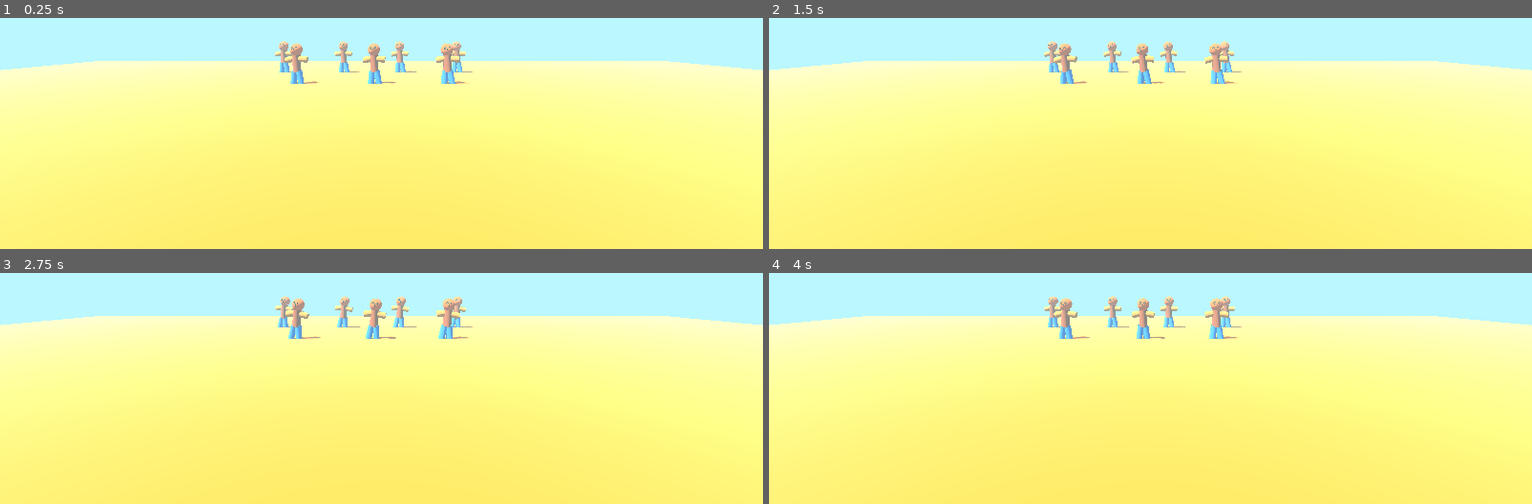
Above: before the commit, frames 1-4 (two rows, left to right).
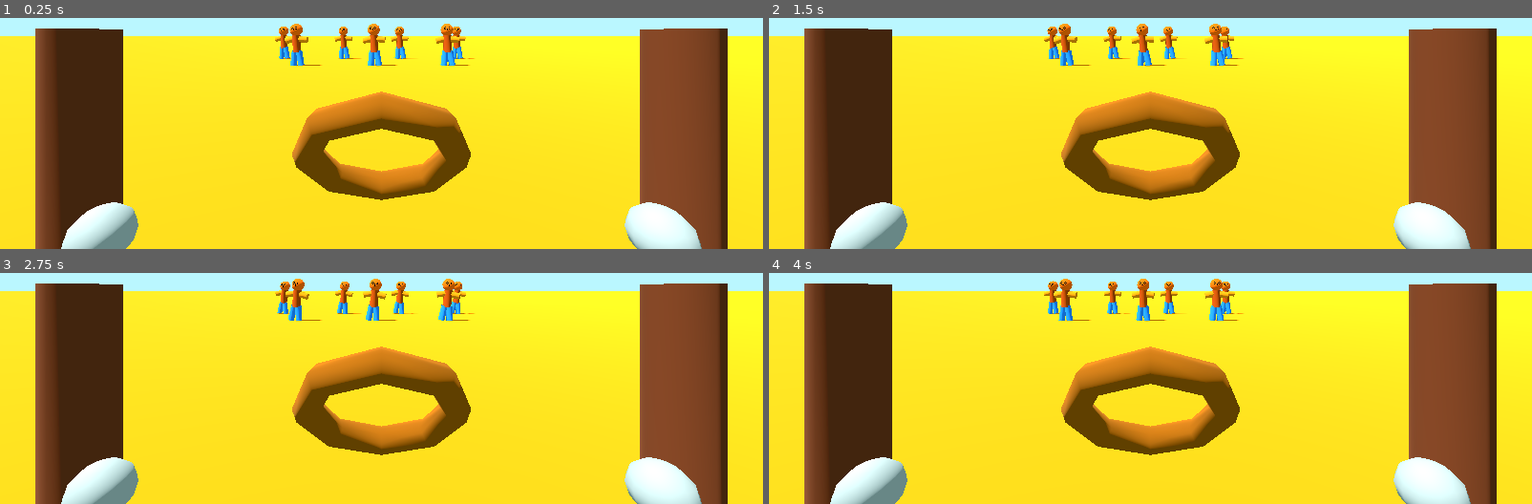
Above: after the commit, the same moments.

Repository: carterpiepenburg1/pumpkinchuckin-
Game: Godot game, scene res://Scenes/pumpkinchuckin.tscn
The game is run twice, just before and just after one commit, with the same random seed, the same clock (stepped at 60 frames per second) and the same inputs.
Inputs:
- Up to frame 1 (0.25 s): no input
- Up to frame 2 (1.5 s): no input
- Up to frame 3 (2.75 s): no input
- Up to frame 4 (4 s): no input

The runs differ from the first frame. In frame 1, 93% of the frame differs, in the area x 0-100%, y 2-100%; in frame 2, 93%; in frame 3, 93%; in frame 4, 93%.

Commit message:
Rope still broken

Diff:
--- a/Scenes/pumpkinchuckin.tscn
+++ b/Scenes/pumpkinchuckin.tscn
@@ -1,10 +1,11 @@
-[gd_scene load_steps=9 format=3 uid="uid://cnfyj80sfpkq3"]
+[gd_scene load_steps=13 format=3 uid="uid://cnfyj80sfpkq3"]
 
 [ext_resource type="Script" uid="uid://b0arcax67joif" path="res://Scripts/initializevr.gd" id="1_ua3oe"]
 [ext_resource type="Script" uid="uid://blp7t2rm6f3sg" path="res://Scripts/Player/player.gd" id="2_c37g7"]
 [ext_resource type="Script" uid="uid://dnxoog51swnsj" path="res://Scripts/Player/hand.gd" id="3_gfff3"]
 [ext_resource type="PackedScene" uid="uid://3bm4j61b1rvo" path="res://Scenes/Objects/enemy.tscn" id="5_3odlv"]
 [ext_resource type="PackedScene" uid="uid://cy6tf6pp8tta6" path="res://Scenes/Objects/vine.tscn" id="5_8o4mi"]
+[ext_resource type="Script" uid="uid://cf6yojo8rcx4y" path="res://Scripts/Slingshot/slingshot.gd" id="6_8o4mi"]
 
 [sub_resource type="Environment" id="Environment_2t1jq"]
 background_mode = 1
@@ -12,7 +13,7 @@
 fog_enabled = true
 fog_light_color = Color(0.73032373, 0.96586627, 0.9999998, 1)
 fog_sun_scatter = 0.5
-fog_density = 0.02
+fog_density = 0.0
 
 [sub_resource type="SphereShape3D" id="SphereShape3D_gfff3"]
 radius = 0.049555775
@@ -20,11 +21,21 @@
 [sub_resource type="StandardMaterial3D" id="StandardMaterial3D_3odlv"]
 albedo_color = Color(0.9137255, 0.44705883, 0, 1)
 
+[sub_resource type="StandardMaterial3D" id="StandardMaterial3D_8o4mi"]
+albedo_color = Color(0.35095242, 0.15484291, 0.07356518, 1)
+
+[sub_resource type="StandardMaterial3D" id="StandardMaterial3D_3n5g3"]
+albedo_color = Color(0.5019608, 0.25882354, 0, 1)
+
+[sub_resource type="CylinderShape3D" id="CylinderShape3D_8o4mi"]
+height = 0.5
+radius = 0.3
+
 [node name="Node3D" type="Node3D"]
 script = ExtResource("1_ua3oe")
 
 [node name="DirectionalLight3D" type="DirectionalLight3D" parent="."]
-transform = Transform3D(0.08686353, 0.8868179, -0.45388195, -0.15191406, 0.46206695, 0.873737, 0.9845694, -0.006944829, 0.17485687, 0, 0.9962975, 0)
+transform = Transform3D(0.08686353, 0.8868179, -0.45388195, -0.15191406, 0.46206695, 0.873737, 0.9845694, -0.006944829, 0.17485687, 0, 5.125532, 0)
 shadow_enabled = true
 
 [node name="WorldEnvironment" type="WorldEnvironment" parent="."]
@@ -35,7 +46,7 @@
 script = ExtResource("2_c37g7")
 
 [node name="XRCamera3D" type="XRCamera3D" parent="Player"]
-transform = Transform3D(1, 0, 0, 0, 1, 0, 0, 0, 1, 0, 1.7, 0)
+transform = Transform3D(1.0000002, 0, 0, 0, 1, 0, 0, 0, 1.0000002, 0, 1.3581047, 0)
 far = 400.0
 
 [node name="Left" type="XRController3D" parent="Player"]
@@ -67,43 +78,87 @@
 [node name="Enemies" type="Node3D" parent="."]
 
 [node name="Enemy" parent="Enemies" instance=ExtResource("5_3odlv")]
-transform = Transform3D(-0.12728967, 0, -0.99186563, 0, 0.9999999, 0, 0.9918657, 0, -0.12728964, -0.34657764, 0.40212262, -13.321085)
+transform = Transform3D(-0.12728967, 0, -0.99186563, 0, 0.9999999, 0, 0.9918657, 0, -0.12728964, -0.34657764, 0.99555767, -13.321085)
 
 [node name="Enemy2" parent="Enemies" instance=ExtResource("5_3odlv")]
-transform = Transform3D(-0.12728967, 0, -0.99186563, 0, 0.9999999, 0, 0.9918657, 0, -0.12728964, 3.1400938, 0.40212262, -13.321085)
+transform = Transform3D(-0.12728967, 0, -0.99186563, 0, 0.9999999, 0, 0.9918657, 0, -0.12728964, 3.1400938, 0.99555767, -13.321085)
 
 [node name="Enemy3" parent="Enemies" instance=ExtResource("5_3odlv")]
-transform = Transform3D(-0.12728967, 0, -0.99186563, 0, 0.9999999, 0, 0.9918657, 0, -0.12728964, -4.0380025, 0.40212262, -13.321085)
+transform = Transform3D(-0.12728967, 0, -0.99186563, 0, 0.9999999, 0, 0.9918657, 0, -0.12728964, -4.0380025, 0.99555767, -13.321085)
 
 [node name="Enemy4" parent="Enemies" instance=ExtResource("5_3odlv")]
-transform = Transform3D(-0.12728967, 0, -0.99186563, 0, 0.9999999, 0, 0.9918657, 0, -0.12728964, -2.3465776, 0.40212262, -17.321085)
+transform = Transform3D(-0.12728967, 0, -0.99186563, 0, 0.9999999, 0, 0.9918657, 0, -0.12728964, -2.3465776, 0.99555767, -17.321085)
 
 [node name="Enemy7" parent="Enemies" instance=ExtResource("5_3odlv")]
-transform = Transform3D(-0.12728967, 0, -0.99186563, 0, 0.9999999, 0, 0.9918657, 0, -0.12728964, 4.6534224, 0.40212262, -17.321085)
+transform = Transform3D(-0.12728967, 0, -0.99186563, 0, 0.9999999, 0, 0.9918657, 0, -0.12728964, 4.6534224, 0.99555767, -17.321085)
 
 [node name="Enemy5" parent="Enemies" instance=ExtResource("5_3odlv")]
-transform = Transform3D(-0.12728967, 0, -0.99186563, 0, 0.9999999, 0, 0.9918657, 0, -0.12728964, 1.1400938, 0.40212262, -17.321085)
+transform = Transform3D(-0.12728967, 0, -0.99186563, 0, 0.9999999, 0, 0.9918657, 0, -0.12728964, 1.1400938, 0.99555767, -17.321085)
 
 [node name="Enemy6" parent="Enemies" instance=ExtResource("5_3odlv")]
-transform = Transform3D(-0.12728967, 0, -0.99186563, 0, 0.9999999, 0, 0.9918657, 0, -0.12728964, -6.0380025, 0.40212262, -17.321085)
+transform = Transform3D(-0.12728967, 0, -0.99186563, 0, 0.9999999, 0, 0.9918657, 0, -0.12728964, -6.0380025, 0.99555767, -17.321085)
 
 [node name="Environment" type="Node3D" parent="."]
 
-[node name="Vine" parent="Environment" instance=ExtResource("5_8o4mi")]
-transform = Transform3D(-0.5, 0, -7.54979e-08, 0, 0.5, 0, 7.54979e-08, 0, -0.5, 1.5477991, -0.6471578, -0.5684005)
+[node name="Floor" type="CSGBox3D" parent="Environment"]
+transform = Transform3D(1, 0, 0, 0, 1, 0, 0, 0, 1, 0, -0.5, 0)
+material_override = SubResource("StandardMaterial3D_3odlv")
+size = Vector3(4000, 1, 4000)
 
-[node name="Vine3" parent="Environment" instance=ExtResource("5_8o4mi")]
-transform = Transform3D(0.5, 0, 0, 0, 0.5, 0, 0, 0, 0.5, -1.7715251, -0.6471578, -0.5684005)
+[node name="Vine" parent="." instance=ExtResource("5_8o4mi")]
+transform = Transform3D(-0.5, 0, -7.54979e-08, 0, 0.5, 0, 7.54979e-08, 0, -0.5, 1.7, 0, 0)
 
-[node name="Vine2" parent="Environment" instance=ExtResource("5_8o4mi")]
-transform = Transform3D(0.00034902245, 0, 0.49999985, 0, 0.5, 0, -0.49999985, 0, 0.00034902245, -0.007372141, -0.6471578, 1.7730088)
+[node name="Vine3" parent="." instance=ExtResource("5_8o4mi")]
+transform = Transform3D(0.5, 0, 0, 0, 0.5, 0, 0, 0, 0.5, -1.7, 0, 0)
 
-[node name="CSGBox3D" type="CSGBox3D" parent="Environment"]
-transform = Transform3D(1, 0, 0, 0, 1, 0, 0, 0, 1, 0, -1, 0)
-material_override = SubResource("StandardMaterial3D_3odlv")
-size = Vector3(50, 1, 50)
+[node name="Vine2" parent="." instance=ExtResource("5_8o4mi")]
+transform = Transform3D(0.00034902245, 0, 0.49999985, 0, 0.5, 0, -0.49999985, 0, 0.00034902245, 0, 0, 1.7)
+
+[node name="Slingshot" type="Node3D" parent="."]
+transform = Transform3D(1, 0, 0, 0, 1, 0, 0, 0, 1, 0, 0, -0.93379486)
+script = ExtResource("6_8o4mi")
+
+[node name="RightLog" type="CSGCylinder3D" parent="Slingshot"]
+transform = Transform3D(1, 0, 0, 0, 1, 0, 0, 0, 1, 1, 0.75, 0)
+material_override = SubResource("StandardMaterial3D_8o4mi")
+radius = 0.1
+height = 1.5
+
+[node name="LeftLog" type="CSGCylinder3D" parent="Slingshot"]
+transform = Transform3D(1, 0, 0, 0, 1, 0, 0, 0, 1, -1, 0.75, 0)
+material_override = SubResource("StandardMaterial3D_8o4mi")
+radius = 0.1
+height = 1.5
+
+[node name="RightRope" type="CSGCylinder3D" parent="Slingshot"]
+transform = Transform3D(-4.371139e-08, 0.99999994, 0, -1, -4.3711385e-08, 0, 0, 0, 1, 0.6, 1.082097, 0)
+visible = false
+material_override = SubResource("StandardMaterial3D_3n5g3")
+radius = 0.025
+height = 0.75
+
+[node name="LeftRope" type="CSGCylinder3D" parent="Slingshot"]
+transform = Transform3D(-4.371139e-08, -0.99999994, 0, 1, -4.3711385e-08, 0, 0, 0, 1, -0.6, 1.082097, 0)
+visible = false
+material_override = SubResource("StandardMaterial3D_3n5g3")
+radius = 0.025
+height = 0.75
+
+[node name="Sling" type="CSGTorus3D" parent="Slingshot"]
+transform = Transform3D(1, 0, 0, 0, -0.64278764, -0.76604444, 0, 0.76604444, -0.64278764, 0, 1.082097, 0)
+material_override = SubResource("StandardMaterial3D_3n5g3")
+inner_radius = 0.2
+outer_radius = 0.3
+
+[node name="SlingArea" type="Area3D" parent="Slingshot/Sling"]
+transform = Transform3D(1, 0, 0, 0, 1, 0, 0, 0, 1, 0, -0.12365246, 0.01870814)
+
+[node name="CollisionShape3D" type="CollisionShape3D" parent="Slingshot/Sling/SlingArea"]
+transform = Transform3D(1, 0, 0, 0, 1, 0, 0, 0, 1, 0, -0.08105409, -0.011571914)
+shape = SubResource("CylinderShape3D_8o4mi")
 
 [connection signal="button_pressed" from="Player/Left" to="Player" method="_on_left_button_pressed"]
 [connection signal="button_released" from="Player/Left" to="Player" method="_on_left_button_released"]
 [connection signal="button_pressed" from="Player/Right" to="Player" method="_on_right_button_pressed"]
 [connection signal="button_released" from="Player/Right" to="Player" method="_on_right_button_released"]
+[connection signal="area_entered" from="Slingshot/Sling/SlingArea" to="Slingshot" method="_on_sling_area_area_entered"]
--- a/Scripts/Player/player.gd
+++ b/Scripts/Player/player.gd
@@ -2,7 +2,6 @@
 
 #Left Hand
 @onready var leftHand = $Left
-
 
 #Right Hand
 @onready var rightHand = $Right
@@ -14,8 +13,9 @@
 func updateHand(hand):
 	if hand.handGripping:
 		var areas = hand.handArea.get_overlapping_areas()
-		if areas.size() > 0:
-			hand.grabbedArea = areas[0]
+		if areas.size() > 0 || hand.grabbedArea != null:
+			if hand.grabbedArea == null:
+				hand.grabbedArea = areas[0]
 
 			if !hand.setOffset:
 				hand.handOffset = hand.handArea.global_transform.affine_inverse() * hand.grabbedArea.global_transform
@@ -24,23 +24,33 @@
 			#When grabbing objects
 			if hand.grabbedArea.name == "PumpkinArea":
 				var pumpkin = hand.grabbedArea.get_parent()
-				pumpkin.global_transform = hand.handArea.global_transform * hand.handOffset
-				pumpkin.inHand = true
-				pumpkin.onVine = false
-				pumpkin.inSling = false
+				if pumpkin.inSling == false && pumpkin.flung == false:
+					pumpkin.global_transform = hand.handArea.global_transform * hand.handOffset
+					pumpkin.inHand = true
+					pumpkin.onVine = false
+
+			if hand.grabbedArea.name == "SlingArea":
+				var slingshot = hand.grabbedArea.get_parent().get_parent()
+				var sling = hand.grabbedArea.get_parent()
+				sling.global_position = hand.handArea.global_transform * hand.handOffset.origin
+				slingshot.beingGrabbed = true
 
 		else:
+			#Reset hand gripping so you can't pick up an object without gripping its area first
 			hand.handGripping = false
 	else:
 		hand.setOffset = false
 
 		#When letting go of objects
 		if hand.grabbedArea != null:
+
 			if hand.grabbedArea.name == "PumpkinArea":
 				var pumpkin = hand.grabbedArea.get_parent()
 				pumpkin.inHand = false
-				pumpkin.onVine = false
-				pumpkin.inSling = false
+
+			if hand.grabbedArea.name == "SlingArea":
+				var slingshot = hand.grabbedArea.get_parent().get_parent()
+				slingshot.beingGrabbed = false
 
 			hand.grabbedArea = null
 
--- a/Scripts/Pumkin-Scripts/pumpkin_move.gd
+++ b/Scripts/Pumkin-Scripts/pumpkin_move.gd
@@ -1,21 +1,25 @@
 extends Node3D
 
 
-@onready var onVine = true
-@onready var inHand = false
-@onready var inSling = false
+var onVine = true
+var inHand = false
+var inSling = false
+var flung = false
 
-@onready var velocity = 0
+var velocity = Vector3(0, 0, 0)
+var gravity = 9.8
+
+var angle = 0
+var speed = 0
 
 func _process(delta: float) -> void:
 
-	if onVine == false && inHand == false && inSling == false:
-		velocity += 2.6 * delta
-		global_position.y -= velocity * delta
+	if (onVine == false && inHand == false && inSling == false) || flung == true:
+		velocity.y -= gravity * delta
+		global_position += velocity * delta
+	else:
+		velocity = Vector3(0, 0, 0)
 
-		if global_position.y < 0:
+	if global_position.y < 0:
 			queue_free()
 			print("Pumpkin has been Dropped")
-
-	else:
-		velocity = 0
--- /dev/null
+++ b/Scripts/Slingshot/slingshot.gd
@@ -0,0 +1,84 @@
+extends Node3D
+
+@onready var sling = $Sling
+@onready var slingArea = $Sling/SlingArea
+@onready var leftRope = $LeftRope
+@onready var rightRope = $RightRope
+@onready var leftLog = $LeftLog
+@onready var rightLog = $RightLog
+
+#Ropes
+var leftRopeSling
+var leftRopeLog
+var rightRopeSling
+var rightRopeLog
+
+@onready var origin = sling.global_position
+
+var loaded = false
+var loadedPumpkin = null
+
+var beingGrabbed = false
+
+var deadzoneDistance = 0.1
+var launchMult = 40
+
+func _process(delta: float) -> void:
+
+	#Updating ropes
+	leftRopeSling = Vector3(sling.global_position.x - sling.inner_radius - (sling.outer_radius - sling.inner_radius)/2, sling.global_position.y, sling.global_position.z)
+	leftRopeLog = Vector3(leftLog.global_position.x, leftLog.global_position.y + leftLog.height/4, leftLog.global_position.z)
+	rightRopeSling = Vector3(sling.global_position.x + sling.inner_radius + (sling.outer_radius - sling.inner_radius)/2, sling.global_position.y, sling.global_position.z)
+	rightRopeLog = Vector3(rightLog.global_position.x, rightLog.global_position.y + rightLog.height/4, rightLog.global_position.z)
+
+	update_rope(leftRope, leftRopeSling, leftRopeLog)
+	update_rope(rightRope, rightRopeSling, rightRopeLog)
+
+	#Updating pumpkins position and resetting loaded if it is no longer there
+	if loaded && loadedPumpkin != null:
+		loadedPumpkin.global_position = slingArea.global_position
+	else:
+		loaded = false
+
+	#Checking if sling is being grabbed
+	if !beingGrabbed:
+		sling.global_position = lerp(sling.global_position, origin, delta*20)
+
+		#if loaded and out of pull back deadzone shoot pumpkin once you get back to pull back deadzone
+		#when shooting pumpkin make sure to turn pumpkin area back on
+		if loaded && loadedPumpkin != null && sling.global_position.distance_to(origin) > deadzoneDistance:
+			var area = loadedPumpkin.get_node("PumpkinArea")
+
+			print("flung pumpkin")
+
+			loadedPumpkin.speed = sling.global_position.distance_to(origin)
+			var direction = (origin - sling.global_position).normalized()
+			loadedPumpkin.velocity = direction * loadedPumpkin.speed * launchMult
+
+
+			loadedPumpkin.flung = true
+			loadedPumpkin.inSling = false
+
+			area.monitorable = true
+			area.monitoring = true
+
+			loaded = false
+			loadedPumpkin = null
+
+
+func update_rope(cylinder, start, end):
+	var dir = end - start
+	cylinder.global_position = start + dir * 0.5
+	cylinder.height = dir.length()
+	cylinder.look_at(end, Vector3.RIGHT)
+
+func _on_sling_area_area_entered(area: Area3D) -> void:
+	if !loaded && area.name == "PumpkinArea":
+		var pumpkin = area.get_parent()
+		if pumpkin.inSling == false && pumpkin.flung == false:
+			pumpkin.inSling = true
+			area.monitorable = false
+			area.monitoring = false
+
+			loaded = true
+			loadedPumpkin = pumpkin
Not shown, added: Scripts/Slingshot/slingshot.gd.uid
